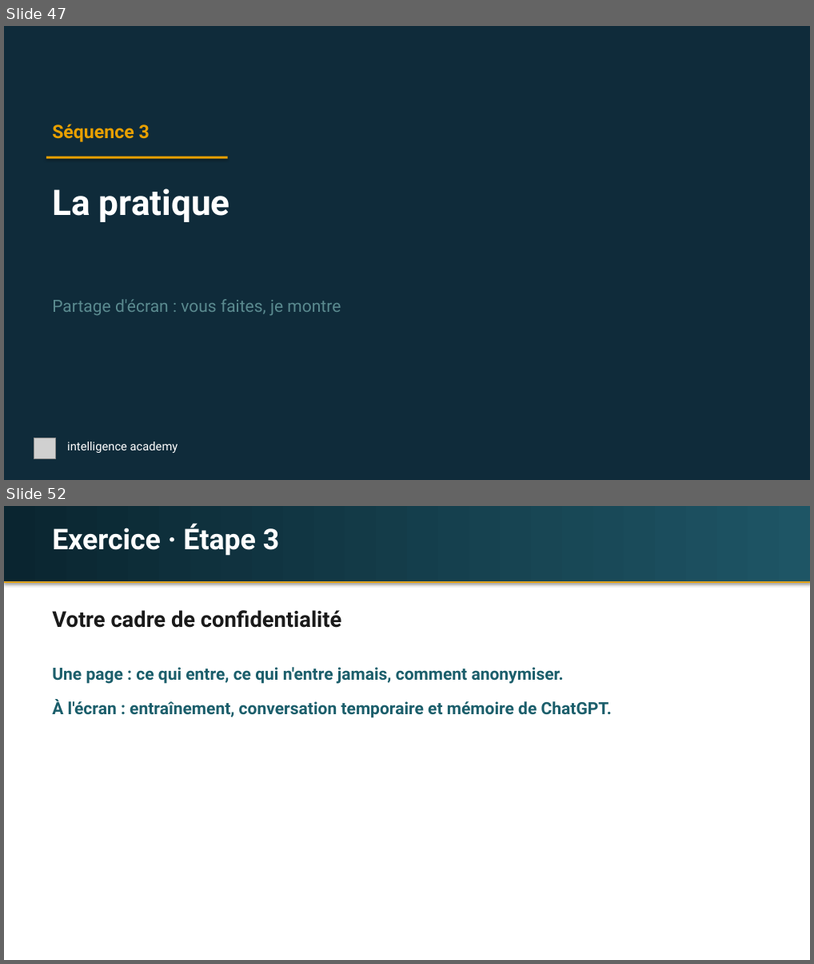
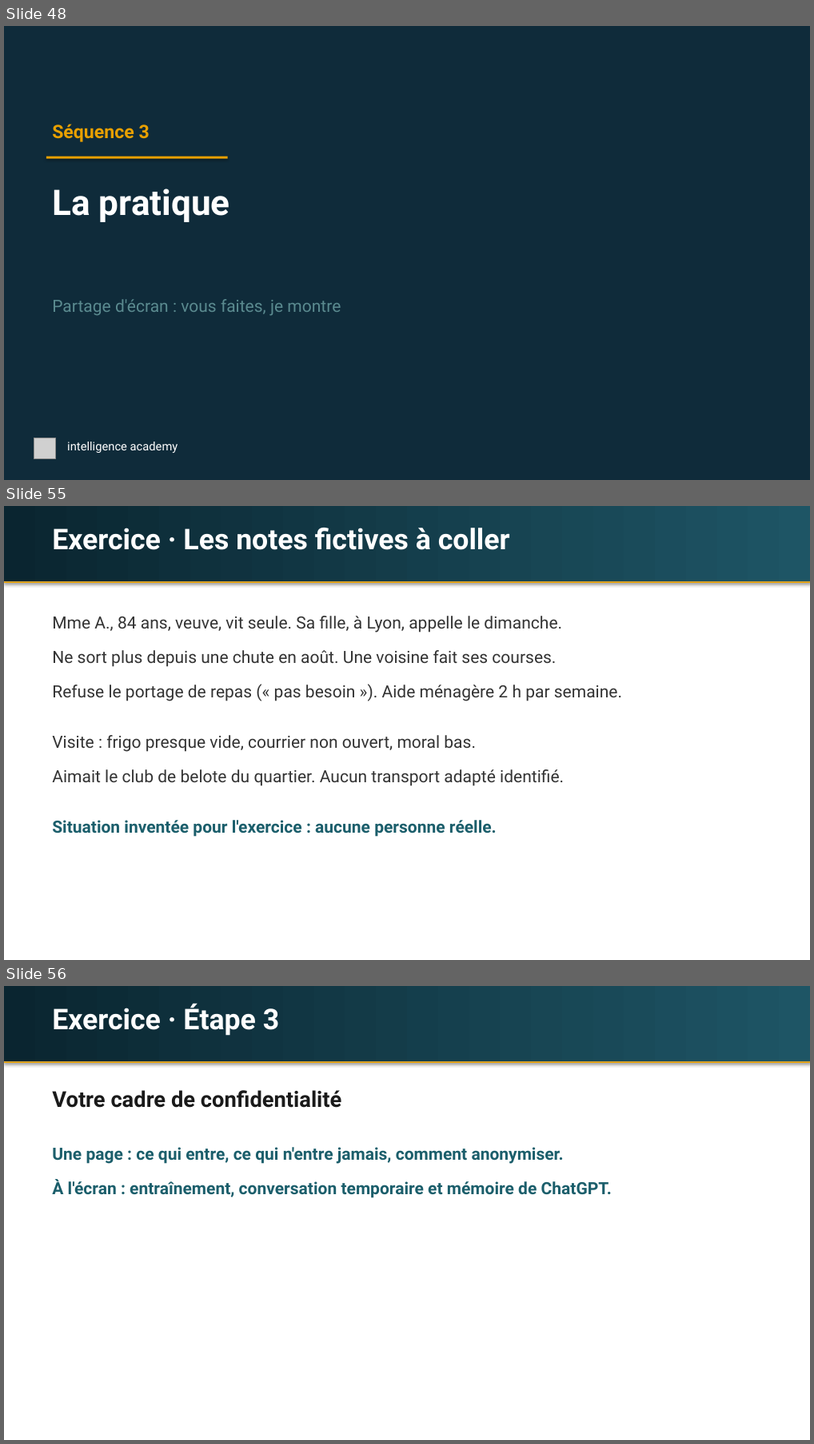
Before and after one commit to idrispjsalvi/claude-hub, a slide deck: espaces/intelligence-academy/seances/laurence-saulais/laurence-saulais-s1-fondamentaux.pptx. Shown one above the other, each under a label of ours: slides 47 and 52 before the commit, slides 48, 55 and 56 after it; the slides between them are not shown. The pictures are 814x964 and 814x1444 pixels, drawn with LibreOffice and Linux fonts; fonts in the diff are those of the drawing; grey boxes stand for pictures. Boxes give left, top, right and bottom in pixels: in the first picture for what was removed or moved away, otherwise in the second. Text is boxed around its words. In the diff, an @@ line names an element or a change of style, - is before the commit and + after.

```diff
--- a/espaces/intelligence-academy/seances/laurence-saulais/laurence-saulais-s1-fondamentaux.pptx
+++ b/espaces/intelligence-academy/seances/laurence-saulais/laurence-saulais-s1-fondamentaux.pptx
@@ slide 55 added at (x1=4, y1=506, x2=810, y2=960), background #FFFFFF @@
@@ rectangle added at (x1=4, y1=506, x2=810, y2=582), fill gradient #0A2530 to #1E5565 @@
@@ text added at (x1=52, y1=528, x2=510, y2=550), 34 pt, text #FFFFFF, bold @@
+Exercice · Les notes fictives à coller
@@ rectangle added at (x1=4, y1=582, x2=810, y2=583), fill #E8A000 @@
@@ text added at (x1=52, y1=616, x2=562, y2=632), 20 pt, text #333333 @@
+Mme A., 84 ans, veuve, vit seule. Sa fille, à Lyon, appelle le dimanche.
@@ text added at (x1=52, y1=650, x2=556, y2=667), 20 pt, text #333333 @@
+Ne sort plus depuis une chute en août. Une voisine fait ses courses.
@@ text added at (x1=52, y1=684, x2=622, y2=701), 20 pt, text #333333 @@
+Refuse le portage de repas (« pas besoin »). Aide ménagère 2 h par semaine.
@@ text added at (x1=52, y1=735, x2=476, y2=752), 20 pt, text #333333 @@
+Visite : frigo presque vide, courrier non ouvert, moral bas.
@@ text added at (x1=52, y1=769, x2=564, y2=786), 20 pt, text #333333 @@
+Aimait le club de belote du quartier. Aucun transport adapté identifié.
@@ text added at (x1=52, y1=820, x2=497, y2=836), 20 pt, text #1B5E6B, bold @@
+Situation inventée pour l'exercice : aucune personne réelle.
@@ what was slide 47 is now slide 48 @@
@@ what was slide 52 is now slide 56 @@
```
Also in this commit, not shown: 11 slides changed, 6 other slides added, 3 slides removed, 1 other file.
